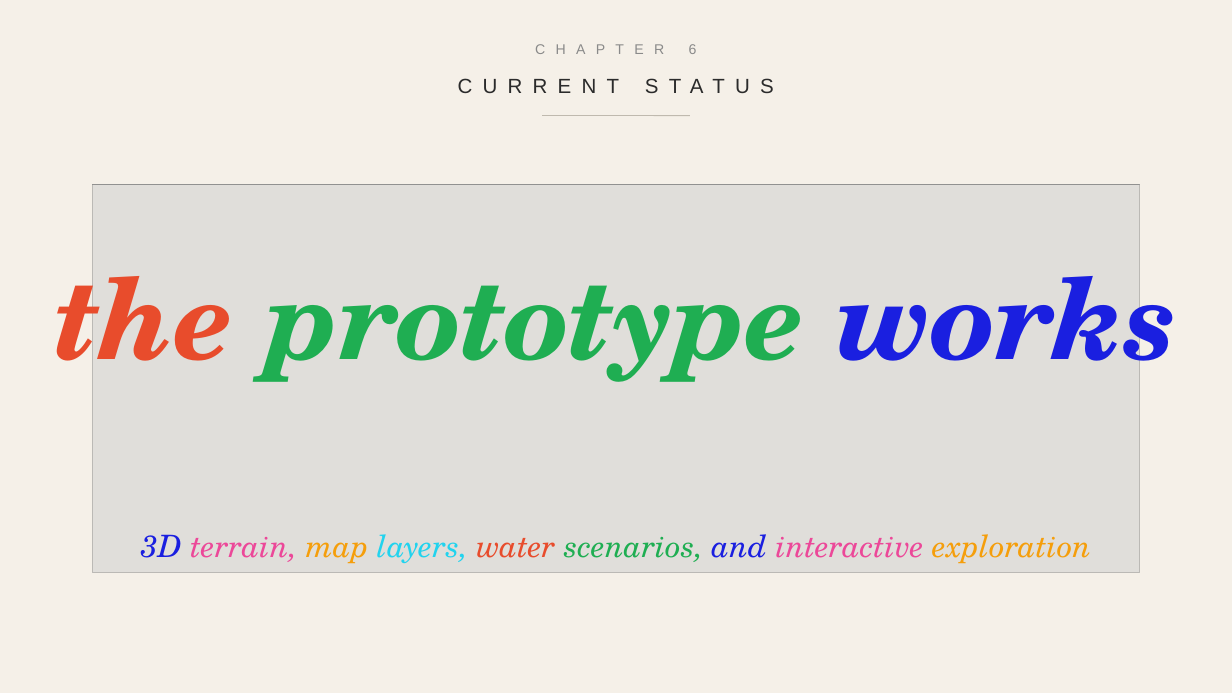
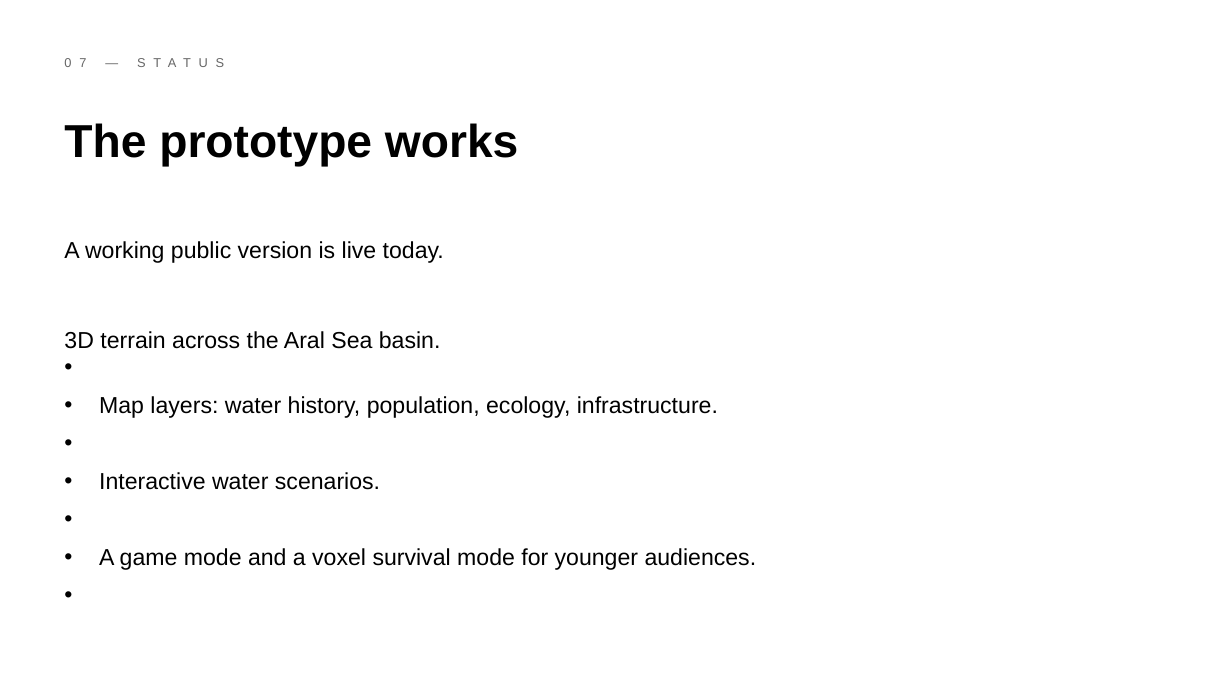
Before and after one commit to timateus/aral3d, a slide deck: slide 7 of public/aral3d-presentation.pptx. Drawn at 1232x693 pixels with LibreOffice and Linux fonts; fonts in the diff are those of the drawing; grey boxes stand for pictures. Boxes give left, top, right and bottom in pixels: in the first picture for what was removed or moved away, otherwise in the second. Text is boxed around its words. In the diff, an @@ line names an element or a change of style, - is before the commit and + after.

```diff
--- a/public/aral3d-presentation.pptx
+++ b/public/aral3d-presentation.pptx
@@ background #F5F0E8 to #FFFFFF @@
@@ text at (689, 44, 697, 54): text changed; size 11 to 10 pt; text colour #8A8A8A to #666666 @@
-CHAPTER 6
+07 — STATUS
@@ text removed at (0, 65, 1232, 106) @@
-CURRENT STATUS
@@ line removed from (543, 116) to (690, 116) @@
@@ text at (64, 123, 518, 166): text changed; size 88 to 36 pt; font TeX Gyre Schola to Arial; text colour #1FAE52 to #000000; italic off @@
-the prototype works
+The prototype works
@@ rectangle removed at (0, 185, 1232, 573) @@
@@ picture removed at (92, 185, 1140, 573) @@
@@ text added at (64, 241, 444, 263), 18 pt, text #000000 @@
+A working public version is live today.
@@ text added at (64, 331, 757, 570), 18 pt, text #000000 @@
+• 3D terrain across the Aral Sea basin.
+• Map layers: water history, population, ecology, infrastructure.
+• Interactive water scenarios.
+• A game mode and a voxel survival mode for younger audiences.
@@ text removed at (141, 534, 1091, 564) @@
-3D terrain, map layers, water scenarios, and interactive exploration
```
Also in this commit, not shown: 16 other slides changed, 18 other files.
